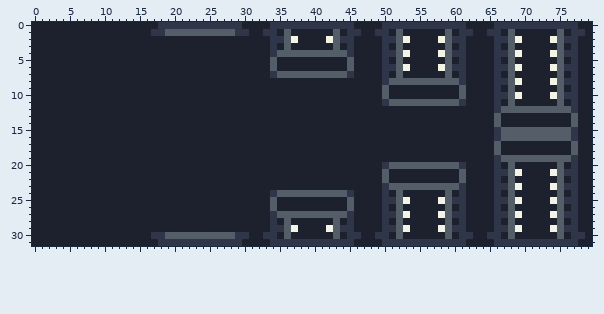
Sprite sheet -- environment/closing_door/textures/closing-door.png. Above: the version before the commit.
The file is 80x32 pixels.
After the commit:
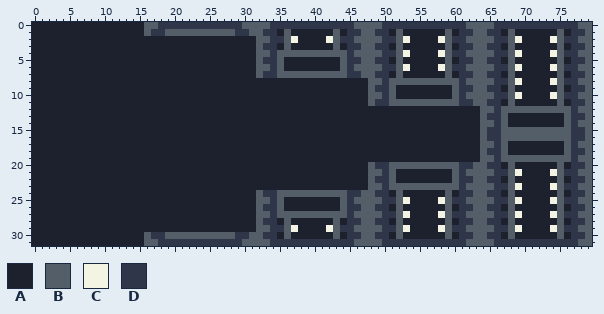
Palette (. is transparent): A #1d212d  B #535e69  C #f4f4e4  D #2f3649
Message: Make door sprite flush with collision shape. This make it look a lot better when the player is walking on top of one in the central hub.
From old to new:
Changed rows in their new state; - is an unchanged pixel.
first column x 16:
 0 BB------------BBBB------------BBBB------------BBBB------------BB
 1 B--------------BB--------------BB--------------BB--------------B
 2 ----------------BB------------BBBB------------BBBB------------BB
 3 ----------------BD------------DBBD------------DBBD------------DB
 4 ----------------BB------------BBBB------------BBBB------------BB
 5 ----------------BDDB--------BDDBBD------------DBBD------------DB
 6 ----------------BBDB--------BDBBBB------------BBBB------------BB
 7 ----------------BD------------DBBD------------DBBD------------DB
 8 --------------------------------BB------------BBBB------------BB
 9 --------------------------------BDDB--------BDDBBD------------DB
10 --------------------------------BBDB--------BDBBBB------------BB
11 --------------------------------BD------------DBBD------------DB
12 ------------------------------------------------BB------------BB
13 ------------------------------------------------BDDB--------BDDB
14 ------------------------------------------------BBDB--------BDBB
15 ------------------------------------------------BD------------DB
16 ------------------------------------------------BD------------DB
17 ------------------------------------------------BBDB--------BDBB
18 ------------------------------------------------BDDB--------BDDB
19 ------------------------------------------------BB------------BB
20 --------------------------------BD------------DBBD------------DB
21 --------------------------------BBDB--------BDBBBB------------BB
22 --------------------------------BDDB--------BDDBBD------------DB
23 --------------------------------BB------------BBBB------------BB
24 ----------------BD------------DBBD------------DBBD------------DB
25 ----------------BBDB--------BDBBBB------------BBBB------------BB
26 ----------------BDDB--------BDDBBD------------DBBD------------DB
27 ----------------BB------------BBBB------------BBBB------------BB
28 ----------------BD------------DBBD------------DBBD------------DB
29 ----------------BB------------BBBB------------BBBB------------BB
30 B--------------BB--------------BB--------------BB--------------B
31 BB------------BBBB------------BBBB------------BBBB------------BB
Boxes around the changes in both pictures, in picture pixels (x1, y1, x2, y2):
changed: (144, 22, 158, 36)
changed: (242, 22, 284, 78)
changed: (340, 22, 396, 106)
changed: (452, 22, 508, 246)
changed: (564, 22, 592, 246)
changed: (340, 162, 396, 246)
changed: (242, 190, 284, 246)
changed: (144, 232, 158, 246)
